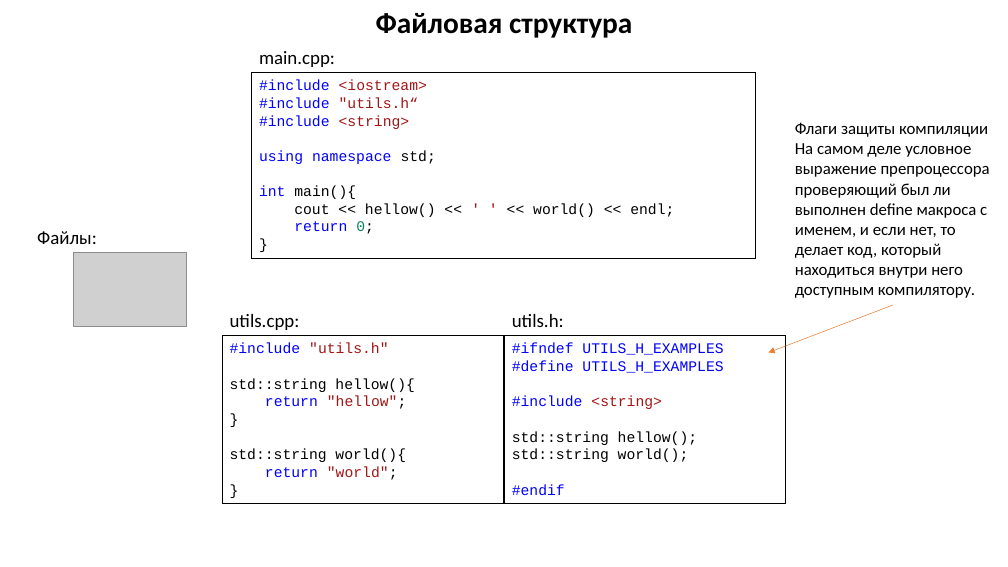
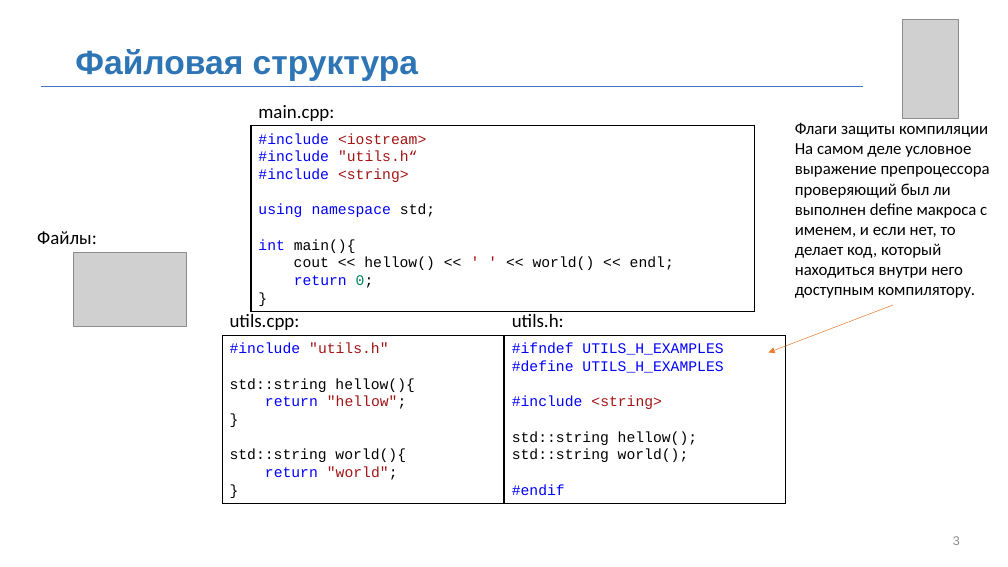
Before and after one commit to MUCTR-IKT-CPP/cpp_course, a slide deck: slide 3 of Лекции/2022/3/Пользовательские типы, структры, объединения.pptx. Drawn at 1008x567 pixels with LibreOffice and Linux fonts; fonts in the diff are those of the drawing; grey boxes stand for pictures; background and template pictures are left out. Boxes give left, top, right and bottom in pixels: in the first picture for what was removed or moved away, otherwise in the second. Text is boxed around its words. In the diff, an @@ line names an element or a change of style, - is before the commit and + after.

```diff
--- a/Лекции/2022/3/Пользовательские типы, структры, объединения.pptx
+++ b/Лекции/2022/3/Пользовательские типы, структры, объединения.pptx
@@ picture added at bbox=[902, 20, 958, 119] @@
@@ text "Файловая структура": place and size @@
-text "Файловая структура" at bbox=[376, 13, 632, 38]
+text "Файловая структура" at bbox=[75, 49, 418, 81]
@@ text "Файловая структура" at bbox=[75, 49, 418, 81]: size 28 to 32 pt, font Calibri to Arial, text colour #000000 to #2E75B6; alignment centre to left; vertical alignment top to middle @@
@@ line added from (41, 86) to (864, 86), #4472C4 0.5 pt @@
@@ text "main.cpp:": place and size @@
-text "main.cpp:" at bbox=[259, 51, 335, 67]
+text "main.cpp:" at bbox=[258, 105, 334, 121]
@@ rectangle "#include <iostream>": place and size @@
-rectangle "#include <iostream>" at bbox=[252, 73, 756, 259]
+rectangle "#include <iostream>" at bbox=[251, 126, 755, 312]
@@ page number added at bbox=[953, 536, 960, 545], 12 pt, text #8C8C8C @@
+3
```
Also in this commit, not shown: 19 other slides changed, 2 slides added, 1 slide removed, 5 other files.
